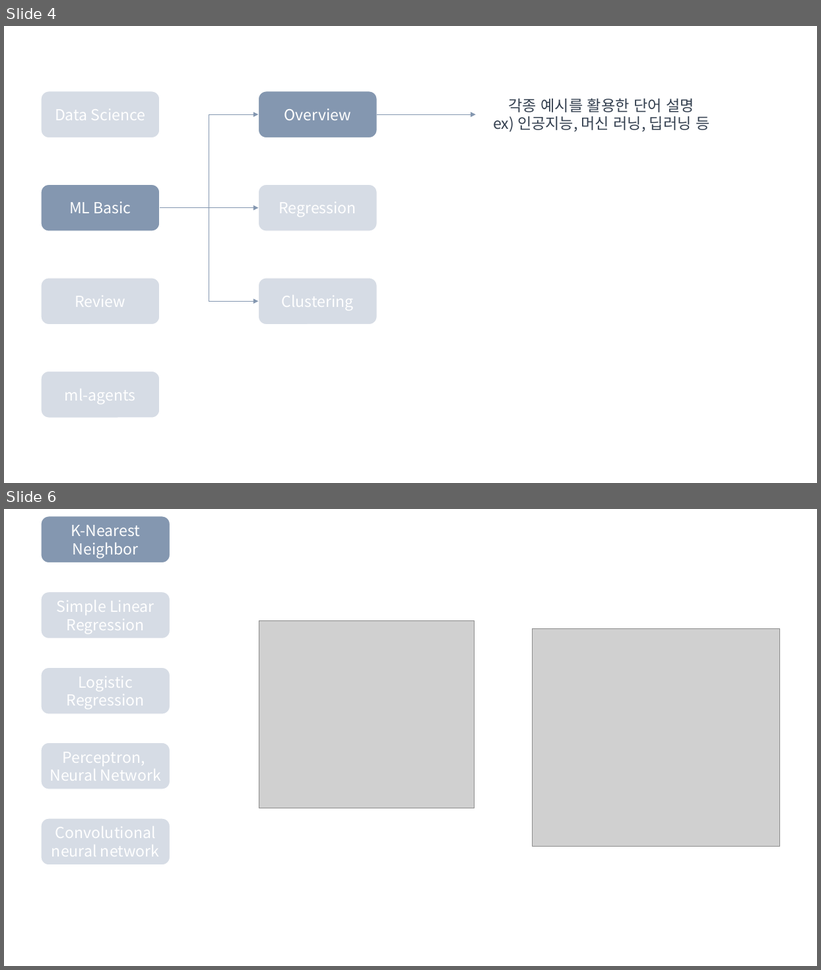
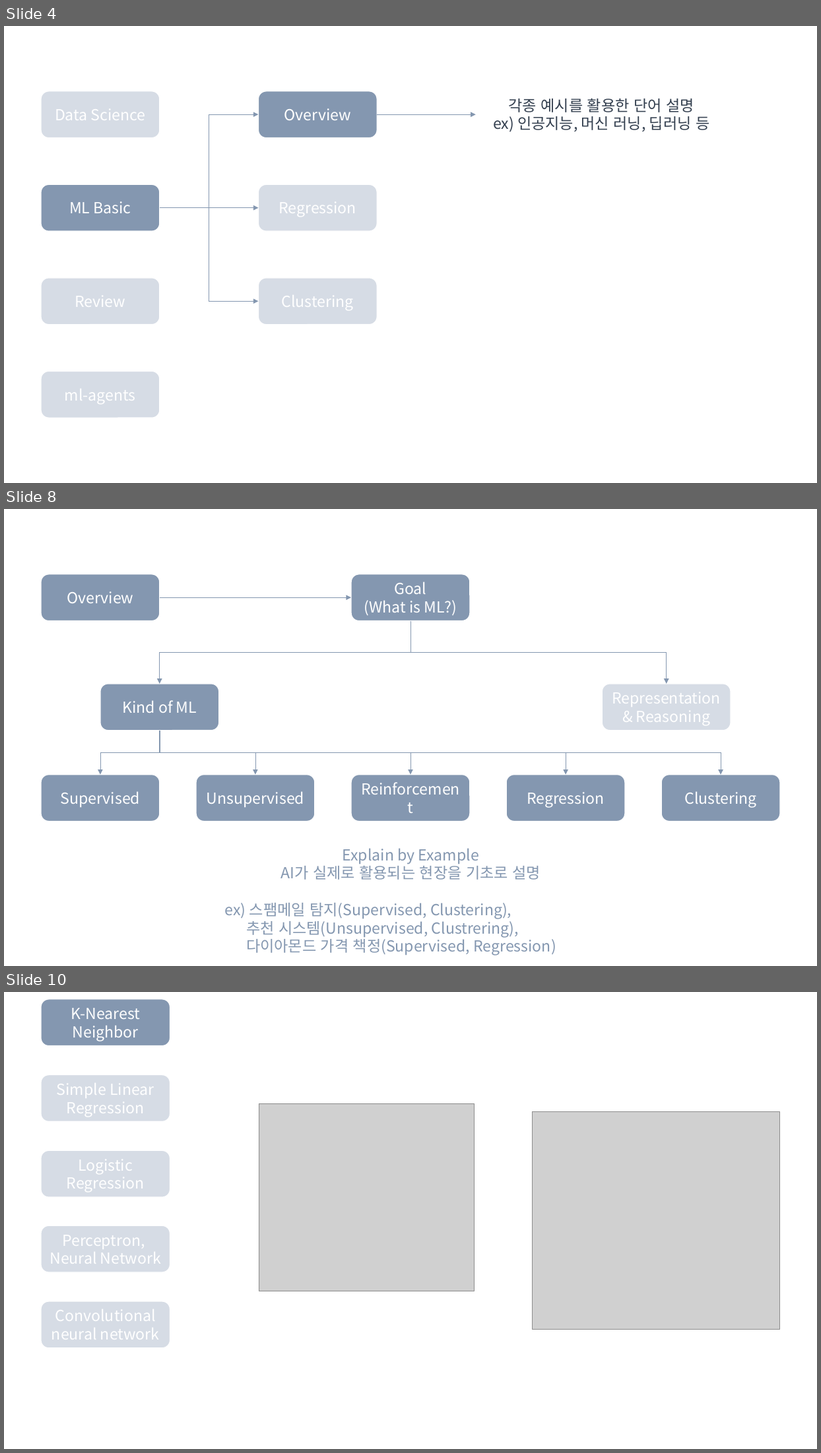
Before and after one commit to Linejin/ai_study, a slide deck: planning/AI seminar.pptx. Shown one above the other, each under a label of ours: slides 4 and 6 before the commit, slides 4, 8 and 10 after it; the slides between them are not shown. The pictures are 821x970 and 821x1453 pixels, drawn with LibreOffice and Linux fonts; fonts in the diff are those of the drawing; grey boxes stand for pictures. Boxes give left, top, right and bottom in pixels: in the first picture for what was removed or moved away, otherwise in the second. Text is boxed around its words. In the diff, an @@ line names an element or a change of style, - is before the commit and + after.

```diff
--- a/planning/AI seminar.pptx
+++ b/planning/AI seminar.pptx
@@ slide 8 added at box(4, 509, 817, 966), background #FFFFFF @@
@@ rounded rectangle added at box(41, 574, 160, 621), fill #8497B0, outline #FFFFFF 1 pt, 18 pt, text #FFFFFF @@
+Overview
@@ rounded rectangle added at box(351, 574, 470, 621), fill #8497B0, outline #FFFFFF 1 pt, 18 pt, text #FFFFFF @@
+Goal
+(What is ML?)
@@ elbow arrow added from (160, 597) to (351, 597), #8497B0 0.5 pt @@
@@ elbow arrow added from (411, 621) to (160, 684), #8497B0 0.5 pt @@
@@ elbow arrow added from (411, 621) to (667, 684), #8497B0 0.5 pt @@
@@ rounded rectangle added at box(100, 684, 219, 731), fill #8497B0, outline #FFFFFF 1 pt, 18 pt, text #FFFFFF @@
+Kind of ML
@@ rounded rectangle added at box(603, 684, 731, 731), fill #D6DCE5, outline #FFFFFF 1 pt, 18 pt, text #FFFFFF @@
+Representation & Reasoning
@@ elbow arrow added from (160, 730) to (100, 775), #8497B0 0.5 pt @@
@@ elbow arrow added from (160, 730) to (255, 775), #8497B0 0.5 pt @@
@@ elbow arrow added from (160, 730) to (411, 775), #8497B0 0.5 pt @@
@@ elbow arrow added from (160, 730) to (566, 775), #8497B0 0.5 pt @@
@@ elbow arrow added from (160, 730) to (721, 775), #8497B0 0.5 pt @@
@@ rounded rectangle added at box(41, 775, 160, 822), fill #8497B0, outline #FFFFFF 1 pt, 18 pt, text #FFFFFF @@
+Supervised
@@ rounded rectangle added at box(196, 775, 315, 822), fill #8497B0, outline #FFFFFF 1 pt, 18 pt, text #FFFFFF @@
+Unsupervised
@@ rounded rectangle added at box(351, 775, 470, 822), fill #8497B0, outline #FFFFFF 1 pt, 18 pt, text #FFFFFF @@
+Reinforcement
@@ rounded rectangle added at box(507, 775, 626, 822), fill #8497B0, outline #FFFFFF 1 pt, 18 pt, text #FFFFFF @@
+Regression
@@ rounded rectangle added at box(661, 775, 781, 822), fill #8497B0, outline #FFFFFF 1 pt, 18 pt, text #FFFFFF @@
+Clustering
@@ text added at box(225, 848, 556, 956), 18 pt, text #8497B0 @@
+Explain by Example
+AI가 실제로 활용되는 현장을 기초로 설명
+ex) 스팸메일 탐지(Supervised, Clustering),
+추천 시스템(Unsupervised, Clustrering),
+다이아몬드 가격 책정(Supervised, Regression)
@@ what was slide 6 is now slide 10 @@
```
Also in this commit, not shown: 5 slides changed, 9 other slides added, 1 other file.
